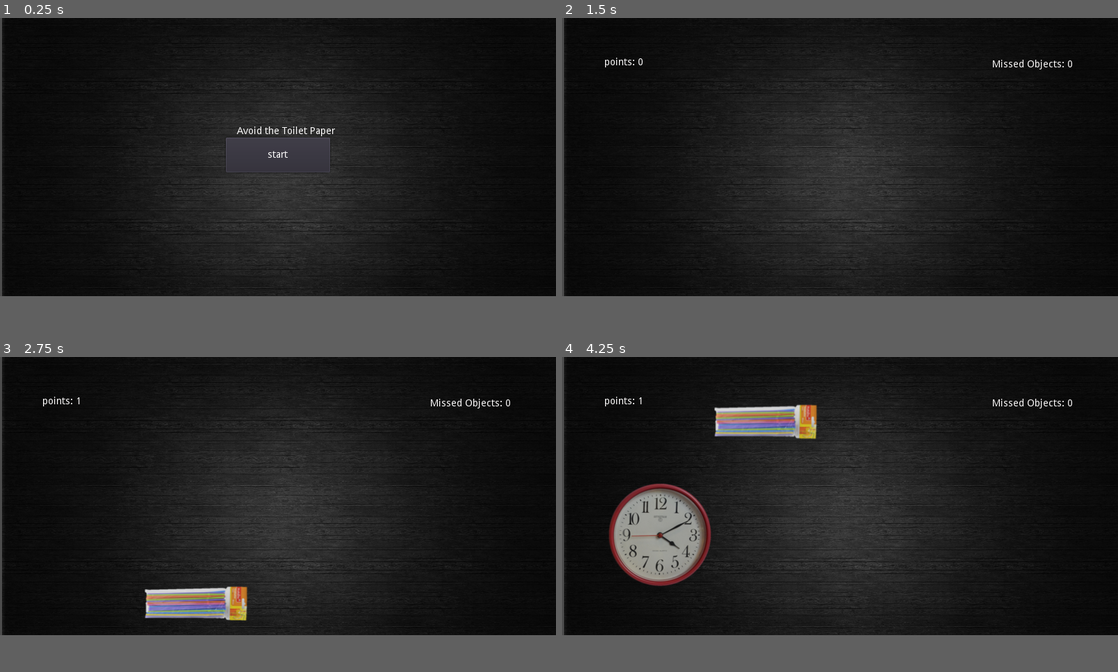
Above: before the commit, frames 1-4 (two rows, left to right).
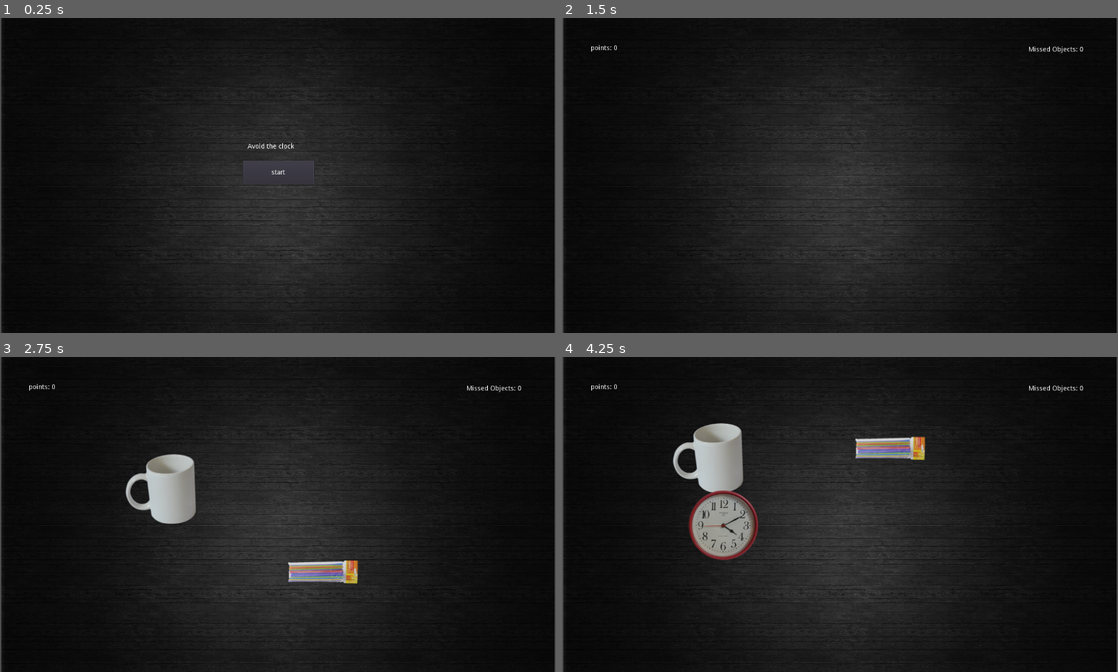
Above: after the commit, the same moments.

Repository: resquenazi/Object_Discrimination_Video_Game
Game: Godot game, scene res://Scenes/Game.tscn
Same seed, same stepped clock (60 frames per second), same inputs: the game is played once before the commit and once after it.
Inputs (mouse positions are in pixels of both pictures, inside the frame that each line leads up to):
- Up to frame 1 (0.25 s): no input
- Up to frame 2 (1.5 s): click "start" at 0.5 s; tap Enter at 1.25 s; move the mouse to (962, 144) at 1.27 s; click (962, 144) at 1.35 s
- Up to frame 3 (2.75 s): move the mouse to (250, 564) at 2.02 s; click (250, 564) at 2.1 s
- Up to frame 4 (4.25 s): move the mouse to (895, 435) at 2.77 s; click (895, 435) at 2.85 s; move the mouse to (812, 552) at 3.52 s; click (812, 552) at 3.6 s
In our replay, the window is 800x400 before the commit and 800x453 after it. These sizes can differ from the game's own. Grey fills any space a smaller window leaves; there, only what the larger window draws over its background counts as a difference.

The runs differ from the first frame. In frame 1, 2.0% of the frame differs, in the area x 0-100%, y 0-100%; in frame 2, 1.3%; in frame 3, 5.9%; in frame 4, 12%.

Commit message:
updated main display instructions to choose and object to avoid based on the randN array in Objects.gd

Diff:
--- a/Scenes/Game.tscn
+++ b/Scenes/Game.tscn
@@ -5,18 +5,18 @@
 [ext_resource path="res://Scenes/Objects.tscn" type="PackedScene" id=3]
 
 [sub_resource type="RectangleShape2D" id=1]
-extents = Vector2( 35.1055, 250.913 )
+extents = Vector2( 35.1055, 337.529 )
 
 [sub_resource type="RectangleShape2D" id=2]
-extents = Vector2( 32.6244, 241.661 )
+extents = Vector2( 32.6244, 333.829 )
 
 [node name="Game" type="Node2D"]
 script = ExtResource( 2 )
 Objects = ExtResource( 3 )
 
 [node name="Background" type="Sprite" parent="."]
-position = Vector2( 401.572, 198.039 )
-scale = Vector2( 0.390534, 0.362587 )
+position = Vector2( 587.357, 331.063 )
+scale = Vector2( 0.572766, 0.601196 )
 texture = ExtResource( 1 )
 
 [node name="Score" type="Label" parent="."]
@@ -33,9 +33,9 @@
 }
 
 [node name="missedObjects" type="Label" parent="."]
-margin_left = 618.827
+margin_left = 985.103
 margin_top = 39.7926
-margin_right = 742.827
+margin_right = 1109.1
 margin_bottom = 94.7926
 size_flags_stretch_ratio = 10.0
 custom_colors/font_color = Color( 0.996078, 0.988235, 0.988235, 1 )
@@ -46,10 +46,10 @@
 }
 
 [node name="gameOver" type="Label" parent="."]
-margin_left = 340.934
-margin_top = 135.959
-margin_right = 464.934
-margin_bottom = 190.959
+margin_left = 522.883
+margin_top = 245.366
+margin_right = 646.883
+margin_bottom = 300.366
 size_flags_stretch_ratio = 10.0
 custom_colors/font_color = Color( 0.996078, 0.992157, 0.992157, 1 )
 text = "game over!"
@@ -61,19 +61,19 @@
 [node name="menu" type="CenterContainer" parent="."]
 anchor_right = 1.0
 anchor_bottom = 1.0
-margin_left = 0.587402
-margin_top = 1.96851
-margin_right = 800.587
-margin_bottom = 392.969
+margin_left = 5.6217
+margin_top = -1.32446
+margin_right = 1170.62
+margin_bottom = 654.676
 __meta__ = {
 "_edit_use_anchors_": false
 }
 
 [node name="start" type="Button" parent="menu"]
-margin_left = 324.0
-margin_top = 170.0
-margin_right = 474.0
-margin_bottom = 220.0
+margin_left = 507.0
+margin_top = 303.0
+margin_right = 657.0
+margin_bottom = 353.0
 rect_min_size = Vector2( 150, 50 )
 custom_colors/font_color = Color( 0.996078, 0.992157, 0.992157, 1 )
 text = "start"
@@ -86,11 +86,11 @@
 [node name="GameBoarder" type="StaticBody2D" parent="."]
 
 [node name="Right" type="CollisionShape2D" parent="GameBoarder"]
-position = Vector2( 836.359, 148.913 )
+position = Vector2( 1207.94, 333.205 )
 shape = SubResource( 1 )
 
 [node name="Left" type="CollisionShape2D" parent="GameBoarder"]
-position = Vector2( -32.0935, 158.698 )
+position = Vector2( -33.5918, 328.007 )
 shape = SubResource( 2 )
 [connection signal="pressed" from="menu/start" to="." method="_on_start_pressed"]
 [connection signal="timeout" from="spawn" to="." method="_on_spawn_timeout"]
--- a/Scripts/Game.gd
+++ b/Scripts/Game.gd
@@ -6,6 +6,11 @@
 var end = false #end game
 export (PackedScene) var Objects
 var cDif = 10 #points stuff
+var randN = GetRandomNumber.sample
+onready var object_avoid_idx = GetRandomNumber.object_avoid_idx
+var object_labels = ["bowl", "bread", "cheese_grater", "clock", "cup", "pot", "straws",
+ "tissue_paper", "toilet_paper", "tooth_paste"]
+#onready var object_avoid_idx = randN[randi() % randN.size()]
 
 # hide things once user presses start
 func _ready():
@@ -13,7 +18,6 @@
 	$missedObjects.hide()
 
 func _physics_process(delta):
-
 	# set up score keeping
 	$Score.set_text("points: " + str(points))
 	$missedObjects.set_text("Missed Objects: " + str(fallingObjects))
@@ -29,7 +33,7 @@
 
 	# beginning directions
 	elif !start and !end:
-		$gameOver.set_text("Avoid the Toilet Paper")
+		$gameOver.set_text("Avoid the " + str(object_labels[object_avoid_idx]))
 	# end text
 	else:
 		$gameOver.set_text("Game Over!")
@@ -45,8 +49,8 @@
 func _on_spawn_timeout():
 	if !end:
 		var o = Objects.instance()
-		o.global_position = Vector2(randi()%700+100 , 400)
+		o.global_position = Vector2(randi()%900+100, 500)
 		add_child(o)
 	else:
-		$final.play()
+		#$final.play()
 		$spawn.stop()
--- a/Scripts/GetRandomNumber.gd
+++ b/Scripts/GetRandomNumber.gd
@@ -2,6 +2,7 @@
 
 var list = range(0,10)
 var sample =[]
+var object_avoid_idx = []
 
 func _ready():
 	randomize()
@@ -10,4 +11,5 @@
 		sample.append(list[x])
 		list.remove(x)
 	print(sample)
-	print(sample[1])
+	object_avoid_idx = sample[randi() % sample.size()]
+	print(object_avoid_idx)
--- a/Scripts/Objects.gd
+++ b/Scripts/Objects.gd
@@ -1,24 +1,25 @@
 extends RigidBody2D
 
 
-var tex_00 = preload("res://Sprites/Objects/bowl.png")
-var tex_01 = preload("res://Sprites/Objects/bread.png")
-var tex_02 = preload("res://Sprites/Objects/cheese_grater.png")
-var tex_03 = preload("res://Sprites/Objects/clock.png")
-var tex_04 = preload("res://Sprites/Objects/cup.png")
-var tex_05 = preload("res://Sprites/Objects/pot.png")
-var tex_06 = preload("res://Sprites/Objects/straws.png")
-var tex_07 = preload("res://Sprites/Objects/tissue_paper.png")
-var tex_08 = preload("res://Sprites/Objects/toilet_paper.png")
-var tex_09 = preload("res://Sprites/Objects/tooth_paste.png")
+var bowl = preload("res://Sprites/Objects/bowl.png")
+var bread = preload("res://Sprites/Objects/bread.png")
+var cheese_grater = preload("res://Sprites/Objects/cheese_grater.png")
+var clock= preload("res://Sprites/Objects/clock.png")
+var cup = preload("res://Sprites/Objects/cup.png")
+var pot = preload("res://Sprites/Objects/pot.png")
+var straws = preload("res://Sprites/Objects/straws.png")
+var tissue_paper = preload("res://Sprites/Objects/tissue_paper.png")
+var toilet_paper = preload("res://Sprites/Objects/toilet_paper.png")
+var tooth_paste = preload("res://Sprites/Objects/tooth_paste.png")
 
-var tex_ref_array = [tex_00, tex_01, tex_02, tex_03, tex_04, tex_05, tex_06,
-tex_07, tex_08, tex_09]
+var tex_ref_array = [bowl, bread, cheese_grater, clock, cup, pot, straws, tissue_paper,
+ toilet_paper, tooth_paste]
 
 var randN = GetRandomNumber.sample
 
+
 var pos
-var w = 50
+var w = 80
 var mousePos = Vector2()
 var jump = randi()%50+250
 var dir = randi()%200-50
@@ -28,6 +29,7 @@
 	$Sprite1.texture = tex_ref_array[randN[randi()%randN.size()]]
 	apply_impulse(Vector2(0,0) , Vector2(dir, -jump))
 
+
 # make objects disappear when clicked
 func _physics_process(delta):
 	if Input.is_action_just_pressed("click"):
@@ -35,9 +37,10 @@
 		pos = global_position
 		pos.x -= w/2
 		pos.y -= w/2
-		if mousePos.x >= pos.x and mousePos.x <= pos.x + w and mousePos.y >= pos.y and mousePos.y <= pos.y + w:
-			get_parent().points += 1
-			queue_free()
+		if mousePos.x >= pos.x and mousePos.x <= pos.x + w and mousePos.y >= pos.y \
+		and mousePos.y <= pos.y + w:
+				get_parent().points += 1
+				queue_free()
 	if global_position.y > 500:
 		get_parent().fallingObjects +=1
 		queue_free() #clear cache
--- a/project.godot
+++ b/project.godot
@@ -25,8 +25,8 @@
 
 [display]
 
-window/size/width=800
-window/size/height=400
+window/size/width=1174
+window/size/height=666
 
 [input]
 
